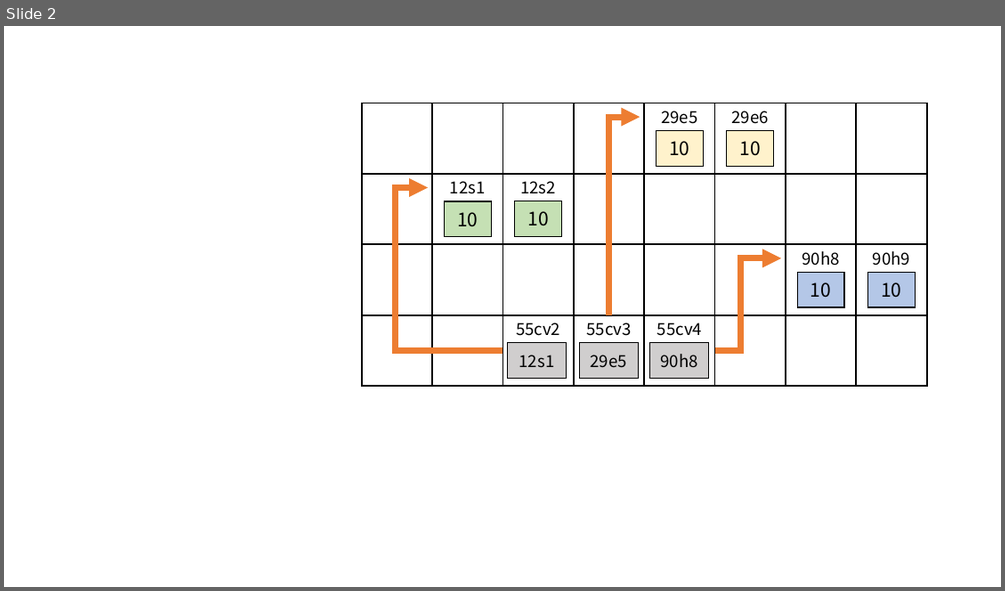
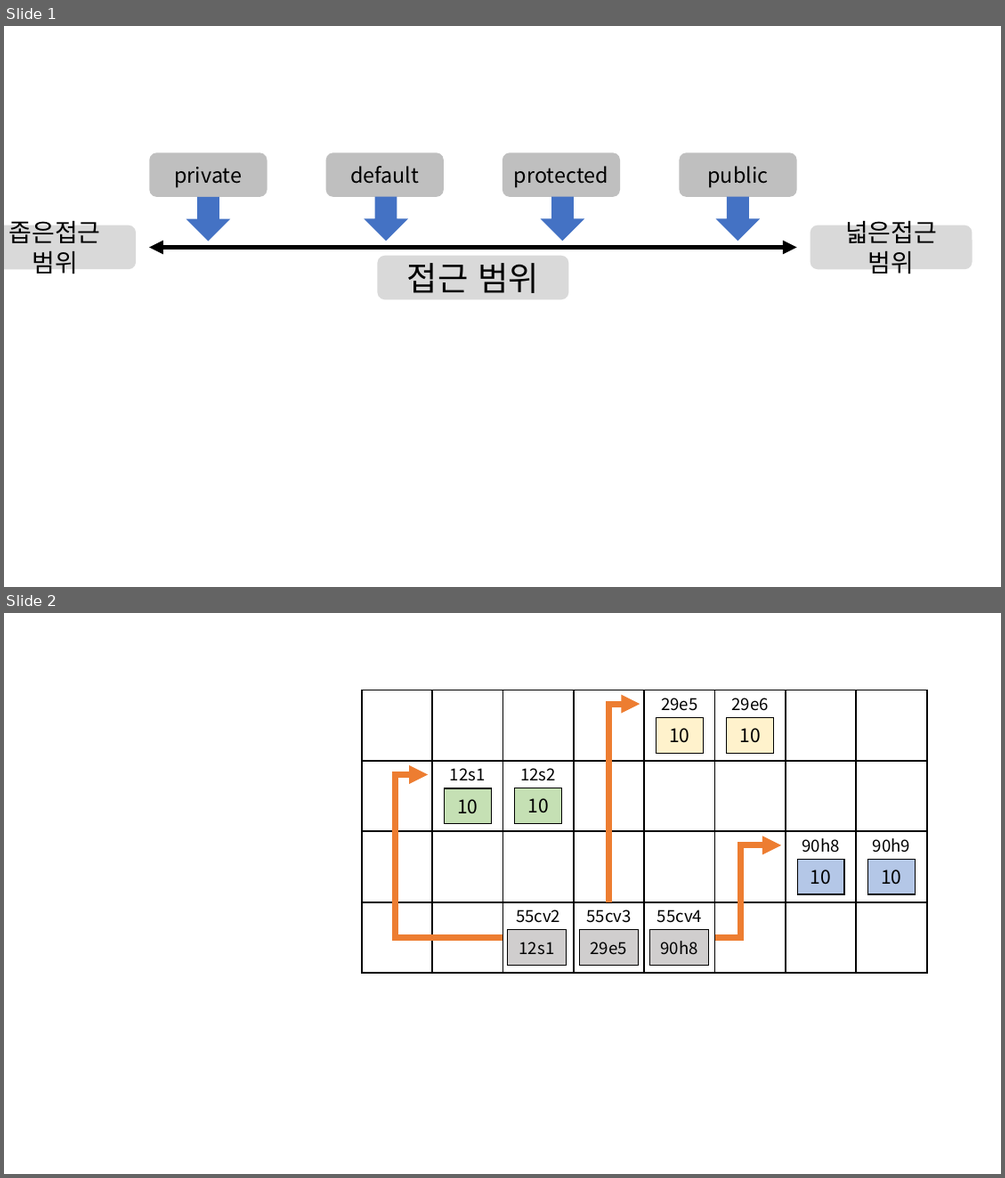
Before and after one commit to ho8566z/daily_log, a slide deck: create_notion_img.pptx. Shown one above the other, each under a label of ours: slide 2 before the commit, slides 1 and 2 after it. The pictures are 1005x591 and 1005x1178 pixels, drawn with LibreOffice and Linux fonts; fonts in the diff are those of the drawing. Boxes give left, top, right and bottom in pixels: in the first picture for what was removed or moved away, otherwise in the second. Text is boxed around its words. In the diff, an @@ line names an element or a change of style, - is before the commit and + after.

```diff
--- a/create_notion_img.pptx
+++ b/create_notion_img.pptx
@@ slide 1 added at box(4, 26, 1001, 587), background #FFFFFF @@
@@ rounded rectangle added at box(149, 152, 267, 197), fill #BFBFBF, 20 pt, text #000000 @@
+private
@@ rounded rectangle added at box(326, 152, 444, 197), fill #BFBFBF, 20 pt, text #000000 @@
+default
@@ rounded rectangle added at box(502, 152, 619, 197), fill #BFBFBF, 20 pt, text #000000 @@
+protected
@@ rounded rectangle added at box(680, 152, 797, 197), fill #BFBFBF, 20 pt, text #000000 @@
+public
@@ down arrow added at box(186, 197, 231, 241), fill #4472C4 @@
@@ down arrow added at box(364, 197, 408, 240), fill #4472C4 @@
@@ down arrow added at box(540, 197, 584, 240), fill #4472C4 @@
@@ down arrow added at box(716, 197, 760, 240), fill #4472C4 @@
@@ rounded rectangle added at box(4, 224, 137, 269), fill #D9D9D9, 24 pt, text #000000 @@
+좁은접근 범위
@@ rounded rectangle added at box(810, 224, 972, 269), fill #D9D9D9, 24 pt, text #000000 @@
+넓은접근 범위
@@ double arrow added from (149, 248) to (797, 248), #000000 4.5 pt @@
@@ rounded rectangle added at box(377, 256, 568, 300), fill #D9D9D9, 32 pt, text #000000 @@
+접근 범위
```
Also in this commit, not shown: 1 slide removed, 20 other files.
